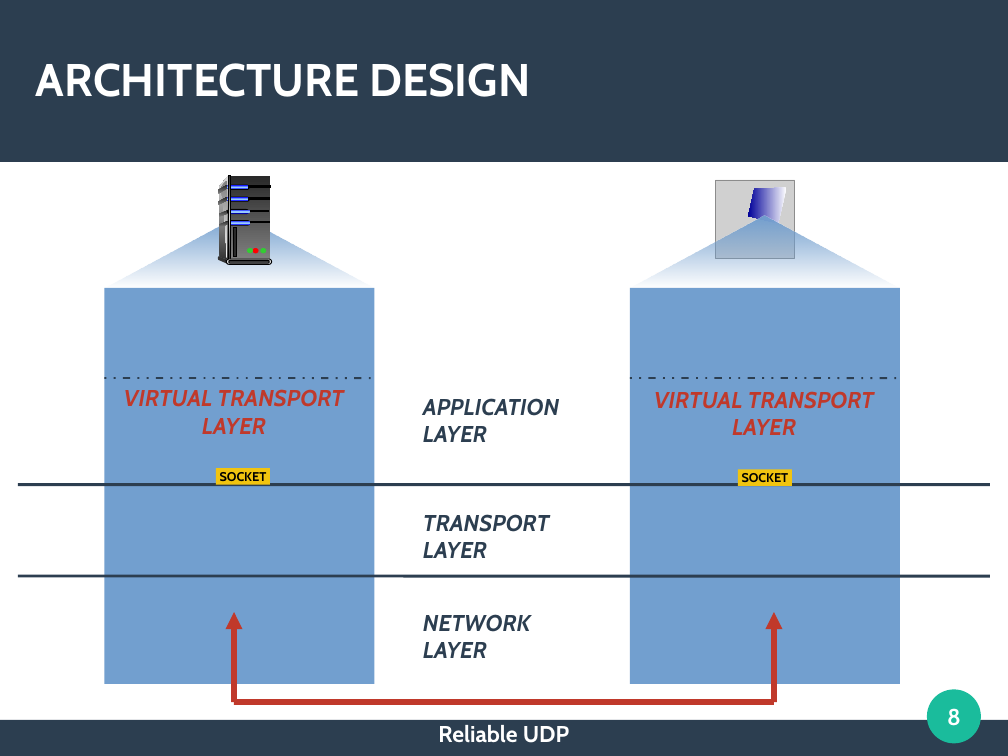
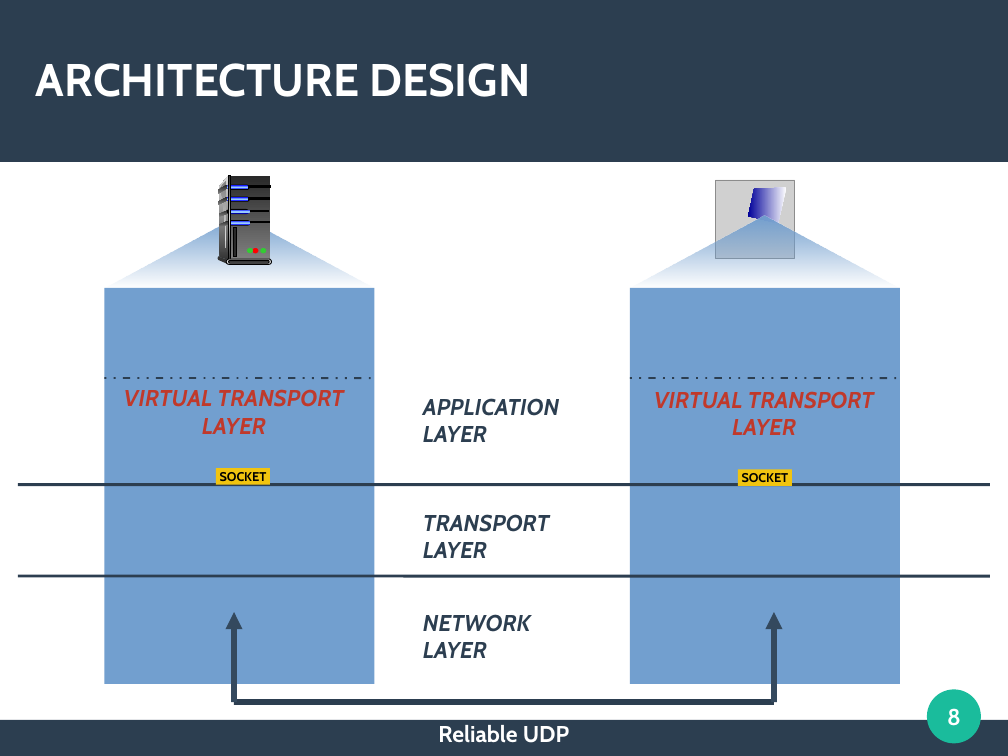
Before and after one commit to RedRum2/reliable-udp, a slide deck: slide 8 of doc/Presentation.odp. Drawn at 1008x756 pixels with LibreOffice and Linux fonts; fonts in the diff are those of the drawing; grey boxes stand for pictures. Boxes give left, top, right and bottom in pixels: in the first picture for what was removed or moved away, otherwise in the second. Text is boxed around its words. In the diff, an @@ line names an element or a change of style, - is before the commit and + after.

```diff
--- a/doc/Presentation.odp
+++ b/doc/Presentation.odp
@@ arrow (234, 702) - (234, 612): stroke #C0392B 4.51 pt to #34495E 4.51 pt @@
@@ arrow (774, 702) - (774, 612): stroke #C0392B 4.51 pt to #34495E 4.51 pt @@
@@ line (234, 702) - (774, 702): stroke #C0392B 4.51 pt to #2C3E50 4.51 pt @@
```
Also in this commit, not shown: 3 other slides changed, 2 slides added, 6 other files.
